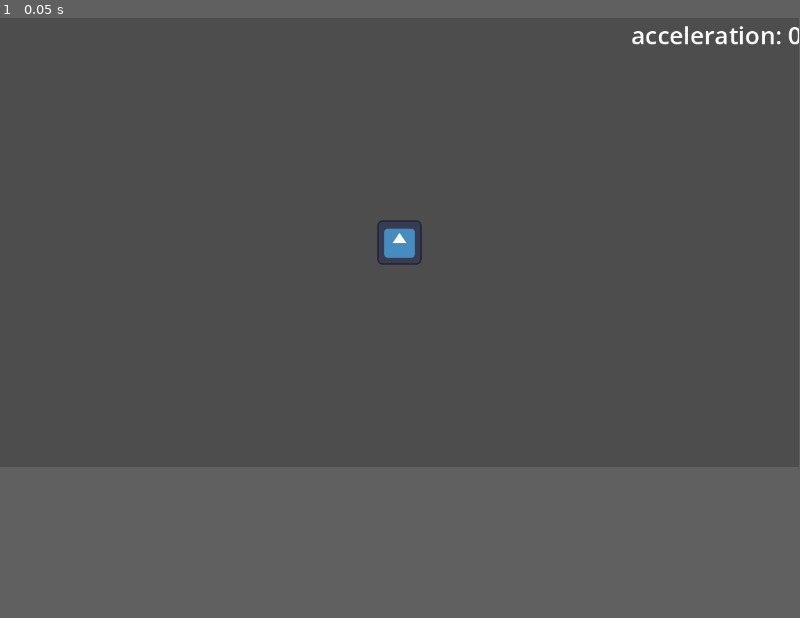
Above: before the commit, frame 1.
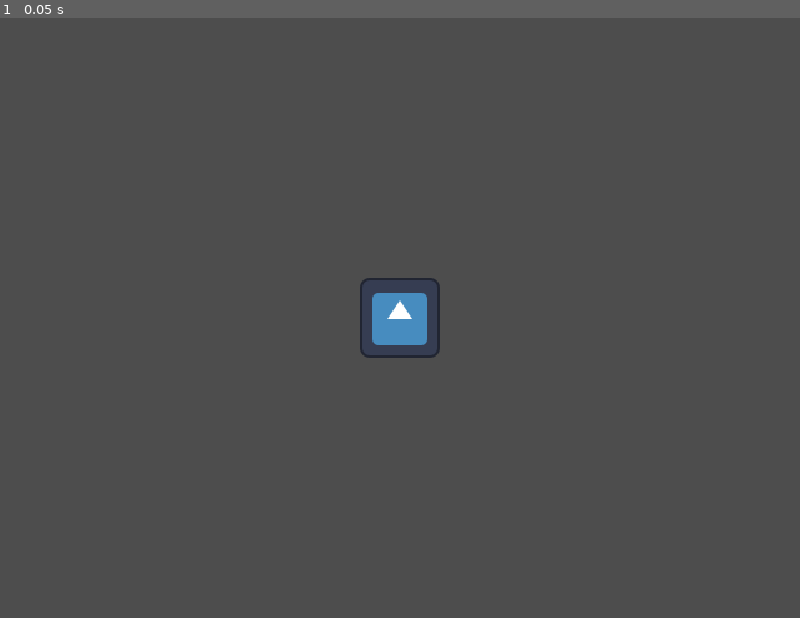
Above: after the commit, the same moment.

Repository: DianniteHP/Project-Evren
Game: Godot game, scene res://character.tscn
Two runs of this game, one before a commit and one after it. Both use one fixed random seed, a clock stepped at 60 frames per second and the inputs below. The engine's default icon, where the game draws it, is replaced by a stand-in: a white triangle on a blue panel in a dark square.
Inputs:
- Up to frame 1 (0.05 s): no input
The window is 799x449 before the commit and 800x600 after it. Grey fills any space a smaller window leaves; there, only what the larger window draws over its background counts as a difference.

The runs differ from the first frame. In frame 1, 1.3% of the frame differs, in the area x 45-100%, y 1-57%.

Commit message:
0.1.1 Godot debug & res settings, music ideas

Diff:
--- a/src/project.godot
+++ b/src/project.godot
@@ -14,10 +14,38 @@
 run/main_scene="res://character.tscn"
 config/features=PackedStringArray("4.7", "Forward Plus")
 config/icon="res://icon.svg"
+run/default_font_multichannel_signed_distance_field=false
+run/stdout/print_fps=false
+run/warnings/return_value_discarded=0
+run/warnings/untyped_declaration=1
+run/warnings/inferred_declaration=0
 
 [autoload]
 
 Global="*uid://lxnmvkciqaq8"
+
+[debug]
+
+settings/stdout/print_fps=true
+gdscript/warnings/untyped_declaration=1
+gdscript/warnings/inferred_declaration=2
+gdscript/warnings/return_value_discarded=1
+
+[display]
+
+window/size/viewport_width=640
+window/size/viewport_height=480
+window/size/mode=3
+window/size/resizable=false
+window/size/borderless=true
+window/size/window_width_override=1920
+window/size/window_height_override=1080
+window/stretch/mode="canvas_items"
+window/stretch/scale_mode="integer"
+
+[gui]
+
+theme/default_font_multichannel_signed_distance_field=true
 
 [input]
 
Not shown, removed: ideas/map.txt
Not shown, added: ideas_and_resources/ENGINE_SETTINGS.txt
Not shown, added: ideas_and_resources/Inspiration.txt
Not shown, added: ideas_and_resources/lore.txt
Not shown, added: ideas_and_resources/map_generation.txt
Not shown, added: ideas_and_resources/music.txt
Not shown, added: ideas_and_resources/planets.txt
